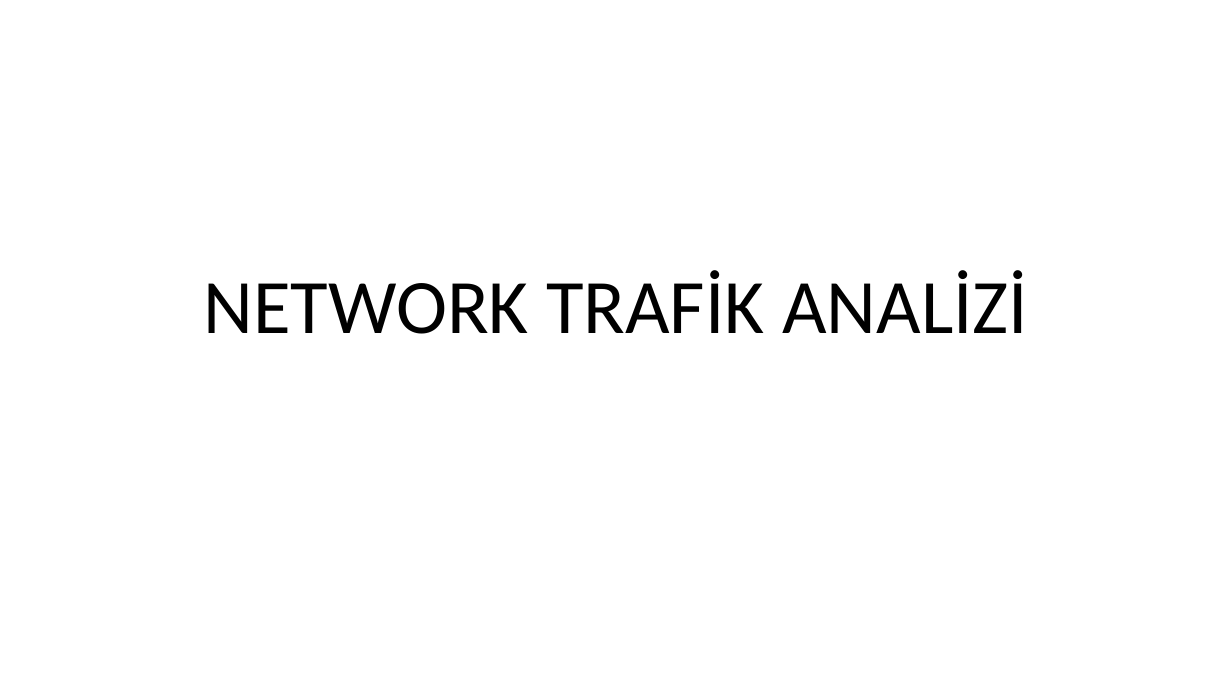
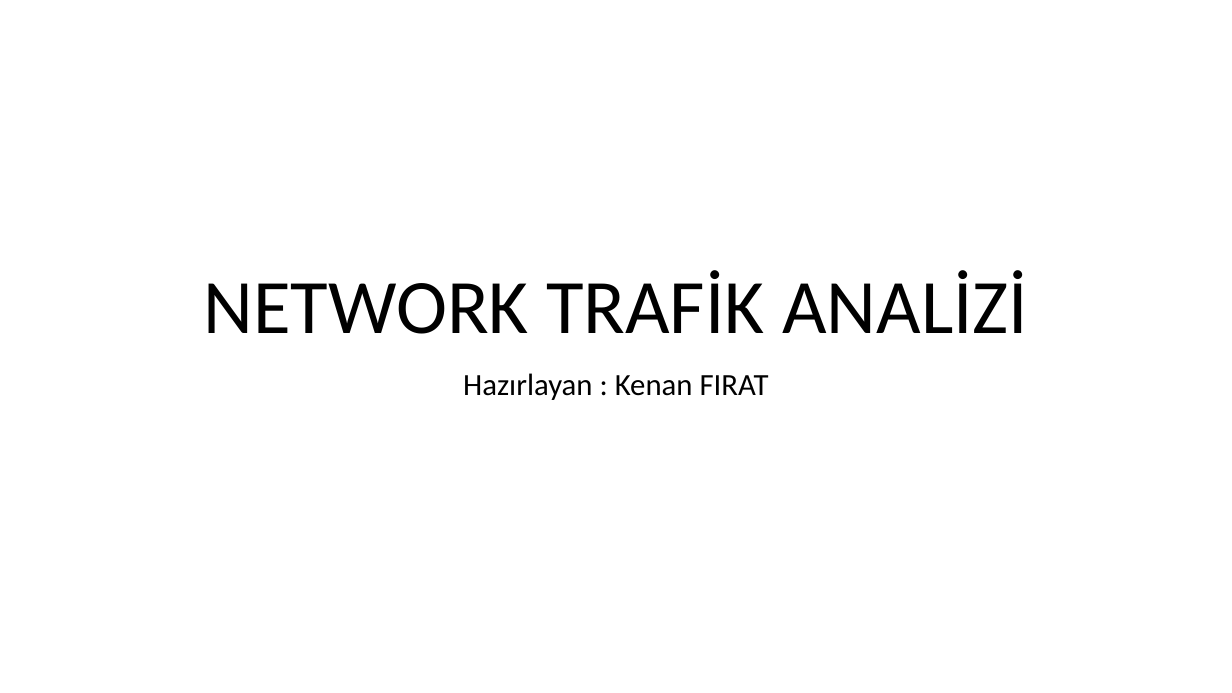
Before and after one commit to euphratesk/portf, a slide deck: slide 1 of Portfolio/ML/Classification Models/NextRay/NetworkTraffic.pptx. Drawn at 1232x693 pixels with LibreOffice and Linux fonts; fonts in the diff are those of the drawing. Boxes give left, top, right and bottom in pixels: in the first picture for what was removed or moved away, otherwise in the second. Text is boxed around its words. In the diff, an @@ line names an element or a change of style, - is before the commit and + after.

```diff
--- a/Portfolio/ML/Classification Models/NextRay/NetworkTraffic.pptx
+++ b/Portfolio/ML/Classification Models/NextRay/NetworkTraffic.pptx
@@ subtitle added at [463,373,769,400], 24 pt, text #000000 @@
+Hazırlayan : Kenan FIRAT
```
Also in this commit, not shown: 7 other slides changed, 9 slides added, 2 other files.
